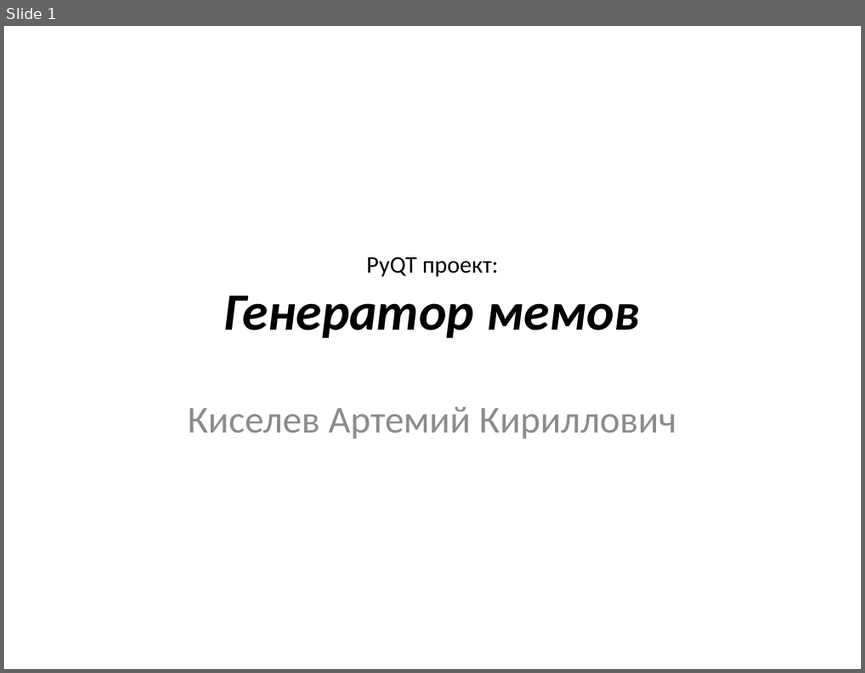
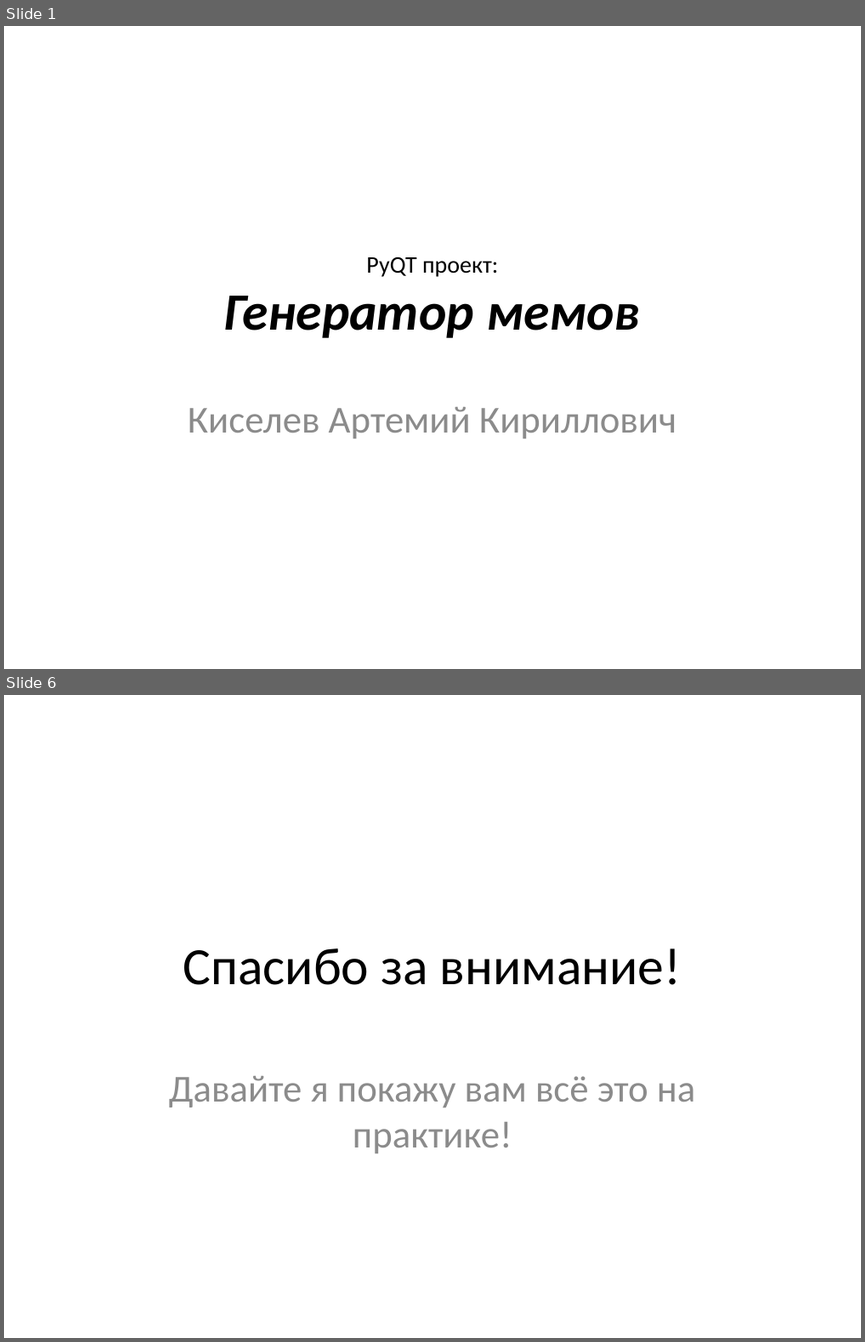
Before and after one commit to nelttjen/PyQT_project, a slide deck: PyQT_present.pptx. Shown one above the other, each under a label of ours: slide 1 before the commit, slides 1 and 6 after it; the slides between them are not shown. The pictures are 865x673 and 865x1342 pixels, drawn with LibreOffice and Linux fonts; fonts in the diff are those of the drawing. Boxes give left, top, right and bottom in pixels: in the first picture for what was removed or moved away, otherwise in the second. Text is boxed around its words. In the diff, an @@ line names an element or a change of style, - is before the commit and + after.

```diff
--- a/PyQT_present.pptx
+++ b/PyQT_present.pptx
@@ slide 6 added at (4, 695, 861, 1338), background #FFFFFF @@
@@ title added at (183, 948, 681, 985), 44 pt, text #000000 @@
+Спасибо за внимание!
@@ subtitle added at (169, 1076, 695, 1153), 32 pt, text #8C8C8C @@
+Давайте я покажу вам всё это на практике!
```
Also in this commit, not shown: 4 other slides added, 45 other files.
